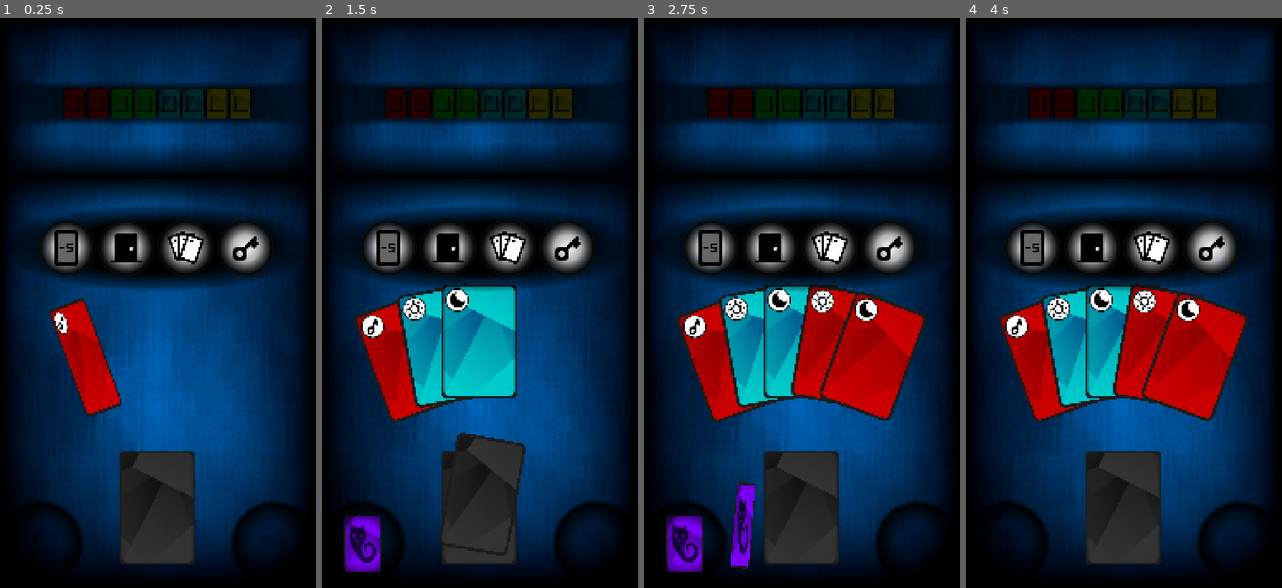
Above: before the commit, frames 1-4 (left to right).
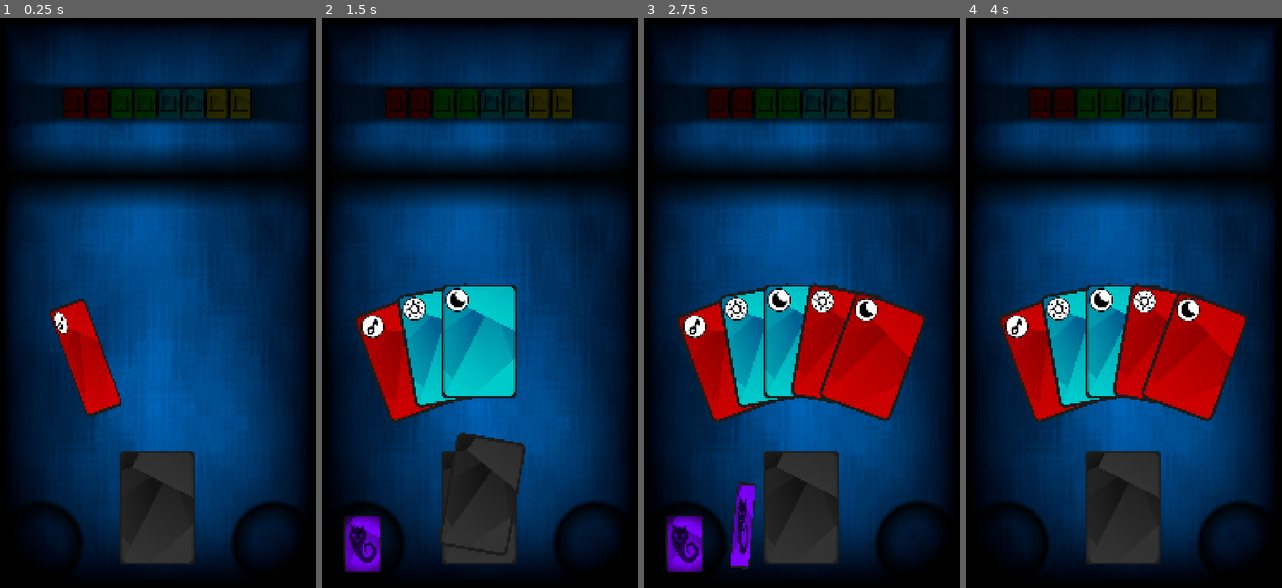
Above: after the commit, the same moments.

Repository: marcopar/Onirica
Game: Godot game, scene res://scenes/main/main.tscn
The game is run twice, just before and just after one commit, with the same random seed, the same clock (stepped at 60 frames per second) and the same inputs.
Inputs (mouse positions are in pixels of both pictures, inside the frame that each line leads up to):
- Up to frame 1 (0.25 s): no input
- Up to frame 2 (1.5 s): tap Enter at 0.5 s; drag from (480, 508) to (480, 177) at 0.52 s; drag from (363, 542) to (480, 508) at 1.27 s
- Up to frame 3 (2.75 s): move the mouse to (729, 360) at 2.02 s; click (729, 360) at 2.17 s
- Up to frame 4 (4 s): drag from (1063, 525) to (1240, 542) at 2.77 s; drag from (1133, 496) to (1007, 542) at 3.52 s

The runs differ from the first frame. In frame 1, 10% of the frame differs, in the area x 6-94%, y 32-48%; in frame 2, 10%; in frame 3, 10%; in frame 4, 10%.

Commit message:
Handle drawing door with key in hand WIP

Diff:
--- a/project/manager/game_manager.gd
+++ b/project/manager/game_manager.gd
@@ -93,9 +93,7 @@
 				#get the door from the deck
 				var door: CardModel = deck_model.search(CardManager.CARD_TYPE.DOOR, card.card_model.color)
 				if door != null:
-					#remove the door (model) from the deck and add it to the found doors
-					deck_model.deck.erase(door)
-					found_doors[door.color].push_back(door)
+					set_door_as_found(door)
 					return card.card_model
 			#we found an old combo, clear the last3 and start from scratch
 			last3.clear()
@@ -103,6 +101,11 @@
 			#remove the first card as we didn't find a combo (slide forward one step)
 			last3.pop_front()
 	return null
+
+func set_door_as_found(door: CardModel) -> void:
+	#remove the door (model) from the deck and add it to the found doors
+	deck_model.deck.erase(door)
+	found_doors[door.color].push_back(door)
 
 func check_for_door_combo(last3: Array[Card]) -> bool:
 	var colors: Dictionary[CardManager.CARD_COLOR, bool] = {}
--- a/project/scenes/main/main.gd
+++ b/project/scenes/main/main.gd
@@ -46,11 +46,11 @@
 	GameManager.new_game()
 	SignalManager.new_game.emit()
 	doors_panel.setup(GameManager.deck_model.get_number_of(CardManager.CARD_TYPE.DOOR))
-	draw_full_hand(false)
+	draw_full_hand(false, false)
 	#enable cards to be picked
 	set_hand_freezed(false)
 
-func draw_card(empty_limbo_enabled: bool, nightmares_enabled: bool) -> Card:
+func draw_card(empty_limbo_enabled: bool, nightmares_enabled: bool, doors_enabled: bool) -> Card:
 	var card: Card = null
 	for hand_position in range(0, GameManager.HAND_SIZE):
 		if not GameManager.hand[hand_position] == null:
@@ -72,6 +72,22 @@
 					set_hand_freezed(true)
 					nightmare_panel.visible = true
 					return card
+				elif doors_enabled and card.card_model.type == CardManager.CARD_TYPE.DOOR and check_door_against_hand_keys(card):
+					var key: Card = check_door_against_hand_keys(card)
+					if key != null:
+						print("key found! ", card)
+						await animate_card_to_discard(key)
+						SignalManager.card_added_to_discard.emit(key, false)
+						await animate_door_found(card)
+						GameManager.set_door_as_found(card.card_model)
+						doors_panel.set_doors_found(card.card_model.color, GameManager.found_doors[card.card_model.color].size())
+						if GameManager.check_won_game():
+							print("game won")
+							pass
+						#TODO
+						#if choice is limbo move to limbo and return null
+						#if choice is key open door
+					return card
 				else:
 					await animate_card_to_limbo(card)
 					SignalManager.card_added_to_limbo.emit(card)
@@ -90,15 +106,23 @@
 	parent.add_child(card)
 	return card
 
-func draw_full_hand(nightmares_enabled: bool):
+func draw_full_hand(nightmares_enabled: bool, doors_enabled: bool):
 	while true:
-		var card: Card = await draw_card(false, nightmares_enabled)
+		var card: Card = await draw_card(false, nightmares_enabled, doors_enabled)
 		if card == null:
 			break
 		if nightmares_enabled and card.card_model.type == CardManager.CARD_TYPE.NIGHTMARE:
 			return
+		if doors_enabled and card.card_model.type == CardManager.CARD_TYPE.DOOR:
+			return
 	if not GameManager.limbo.is_empty():
 		await empty_limbo()
+
+func check_door_against_hand_keys(door: Card) -> Card:
+	for card in GameManager.hand:
+		if card != null && card.card_model.type == CardManager.CARD_TYPE.KEY && card.card_model.color == door.card_model.color:
+			return card
+	return null
 
 func empty_limbo() -> void:
 	var limbo_copy: Array[Card]
@@ -133,14 +157,14 @@
 		else:
 			await animate_shuffle()
 			GameManager.shuffle()
-			await draw_card(true, true)
+			await draw_card(true, true, true)
 	else:
-		await draw_card(true, true)
+		await draw_card(true, true, true)
 
 func card_added_to_discard(card: Card, draw_card: bool) -> void:
 	GameManager.card_added_to_discard(card)
 	if draw_card:
-		await draw_card(true, true)
+		await draw_card(true, true, true)
 
 func card_added_to_limbo(card: Card) -> void:
 	GameManager.card_added_to_limbo(card)
@@ -194,14 +218,14 @@
 				SignalManager.card_added_to_discard.emit(card, false)
 		await discard_nightmare_card()
 		#draw with the same logic as starting the game (nightmares are not resolved, doors are not open)
-		draw_full_hand(false)
+		draw_full_hand(false, false)
 	if type == Constants.NIGHTMARE_DISCARD.KEY and object is Card:
 		var card: Card = object
 		if card.card_model.type == CardManager.CARD_TYPE.KEY:
 			await animate_card_to_discard(card)
 			SignalManager.card_added_to_discard.emit(card, false)
 			await discard_nightmare_card()
-			draw_full_hand(true)
+			draw_full_hand(true, true)
 	if type == Constants.NIGHTMARE_DISCARD.DECK and object is Deck:
 		for i in range(0, 5):
 			if GameManager.deck_model.get_number_of_cards() == 0:
@@ -217,7 +241,7 @@
 				await animate_card_to_limbo(card)
 				SignalManager.card_added_to_limbo.emit(card)
 		await discard_nightmare_card()
-		draw_full_hand(true)
+		draw_full_hand(true, true)
 	if type == Constants.NIGHTMARE_DISCARD.DOOR and object is DoorsButton:
 		var doors_button: DoorsButton = object
 		var color: CardManager.CARD_COLOR = doors_button.color
@@ -229,7 +253,7 @@
 			SignalManager.card_added_to_limbo.emit(card)
 			doors_panel.set_doors_found(color, GameManager.found_doors[color].size())
 			await discard_nightmare_card()
-			draw_full_hand(true)
+			draw_full_hand(true, true)
 	pass
 
 func find_nightmare_card() -> Card:
--- a/project/scenes/main/main.tscn
+++ b/project/scenes/main/main.tscn
@@ -62,6 +62,7 @@
 position = Vector2(540, 1330)
 
 [node name="NightmarePanel" parent="." instance=ExtResource("8_7jqxr")]
+visible = false
 z_index = 199
 position = Vector2(536, 779)
 
